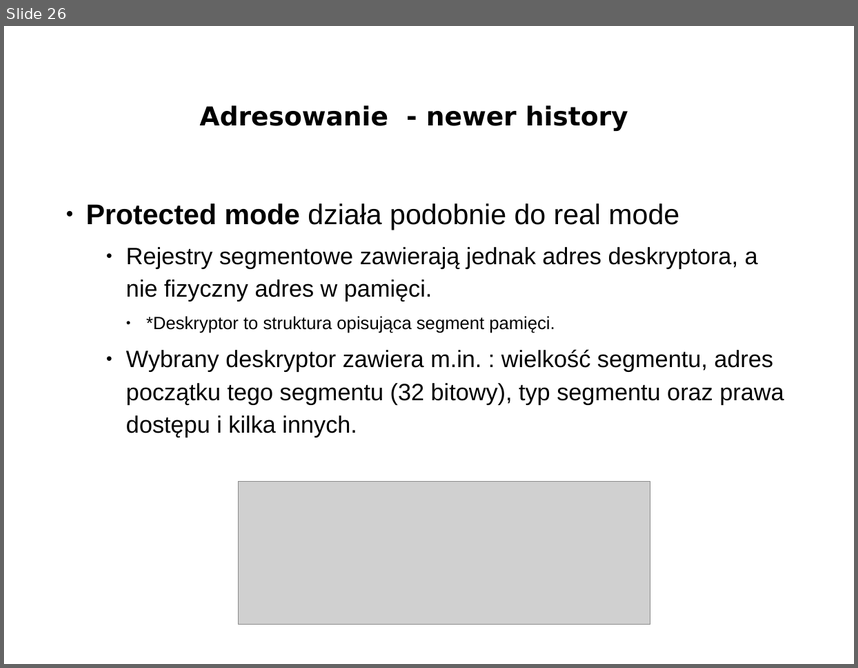
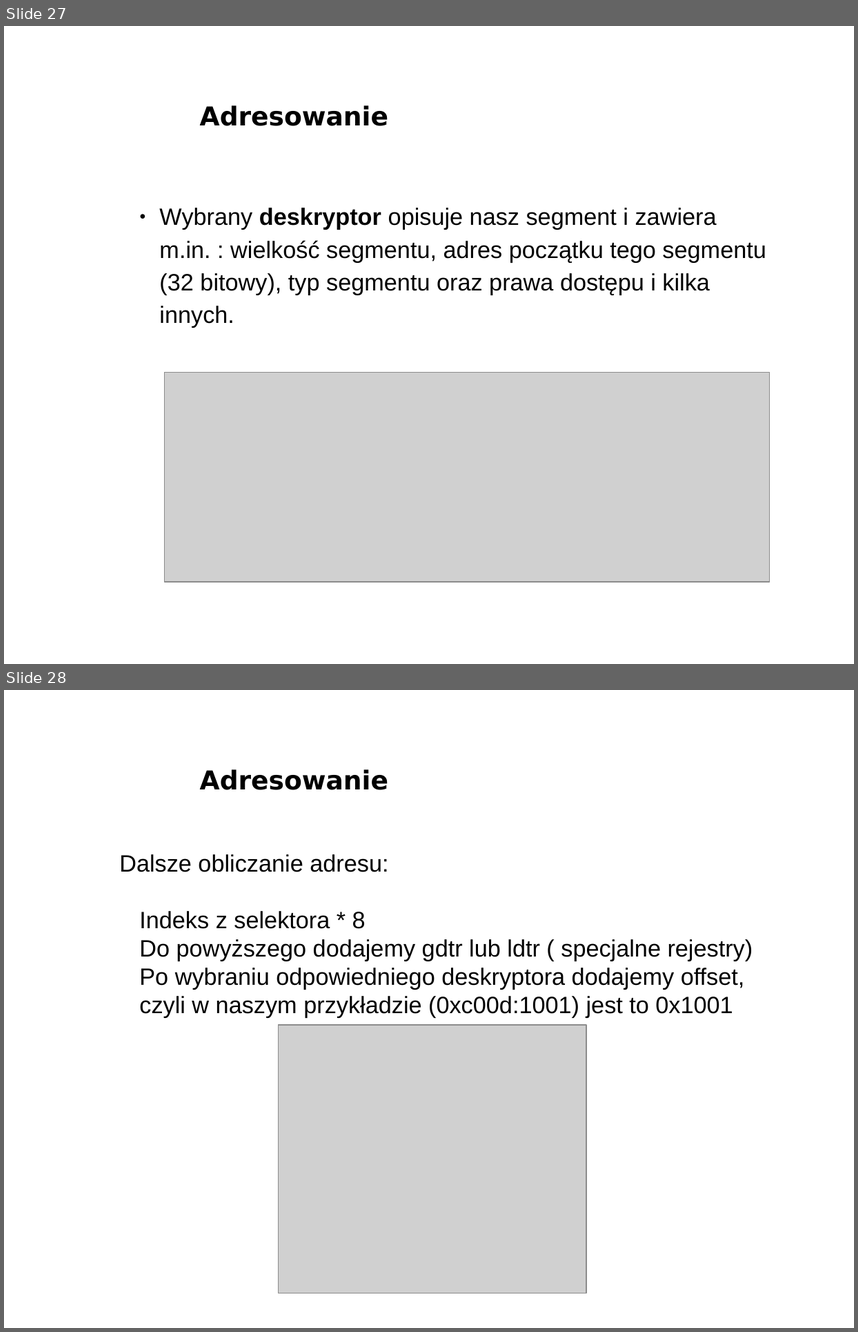
Before and after one commit to bercik/pn_prezentacja, a slide deck: śmieszki_i_inne_zwierzęta/prezentacja.odp. Shown one above the other, each under a label of ours: slide 26 before the commit, slides 27 and 28 after it. The pictures are 858x668 and 858x1332 pixels, drawn with LibreOffice and Linux fonts; fonts in the diff are those of the drawing; grey boxes stand for pictures; background and template pictures are left out. Boxes give left, top, right and bottom in pixels: in the first picture for what was removed or moved away, otherwise in the second. Text is boxed around its words. In the diff, an @@ line names an element or a change of style, - is before the commit and + after.

Commit message:
adresowanie jest całe

```diff
--- a/śmieszki_i_inne_zwierzęta/prezentacja.odp
+++ b/śmieszki_i_inne_zwierzęta/prezentacja.odp
@@ slide 28 added at box(4, 690, 854, 1328), background picture (left out) @@
@@ title added at box(200, 769, 388, 790), 22 pt, text #000000, bold @@
+Adresowanie
@@ text added at box(119, 854, 753, 1018), 20 pt, text #000000 @@
+Dalsze obliczanie adresu:
+● Indeks z selektora * 8
+● Do powyższego dodajemy gdtr lub ldtr ( specjalne rejestry)
+● Po wybraniu odpowiedniego deskryptora dodajemy offset, czyli w naszym przykładzie (0xc00d:1001) jest to 0x1001
@@ picture added at box(279, 1025, 586, 1292) @@
@@ what was slide 26 is now slide 27 @@
@@ slide 27 changed as well @@
@@ title at box(200, 105, 388, 126): text changed @@
-Adresowanie - newer history
+Adresowanie
@@ text at box(159, 207, 766, 328): text changed @@
-● Protected mode działa podobnie do real mode
-    ● Rejestry segmentowe zawierają jednak adres deskryptora, a nie fizyczny adres w pamięci.
-      ● *Deskryptor to struktura opisująca segment pamięci.
-    ● Wybrany deskryptor zawiera m.in. : wielkość segmentu, adres początku tego segmentu (32 bitowy), typ segmentu oraz prawa dostępu i kilka innych.
+    ● Wybrany deskryptor opisuje nasz segment i zawiera m.in. : wielkość segmentu, adres początku tego segmentu (32 bitowy), typ segmentu oraz prawa dostępu i kilka innych.
@@ picture: place and size @@
-picture at box(239, 481, 651, 624)
+picture at box(165, 372, 769, 581)
```
Also in this commit, not shown: 13 other slides changed, 12 other slides added, 3 slides removed.
